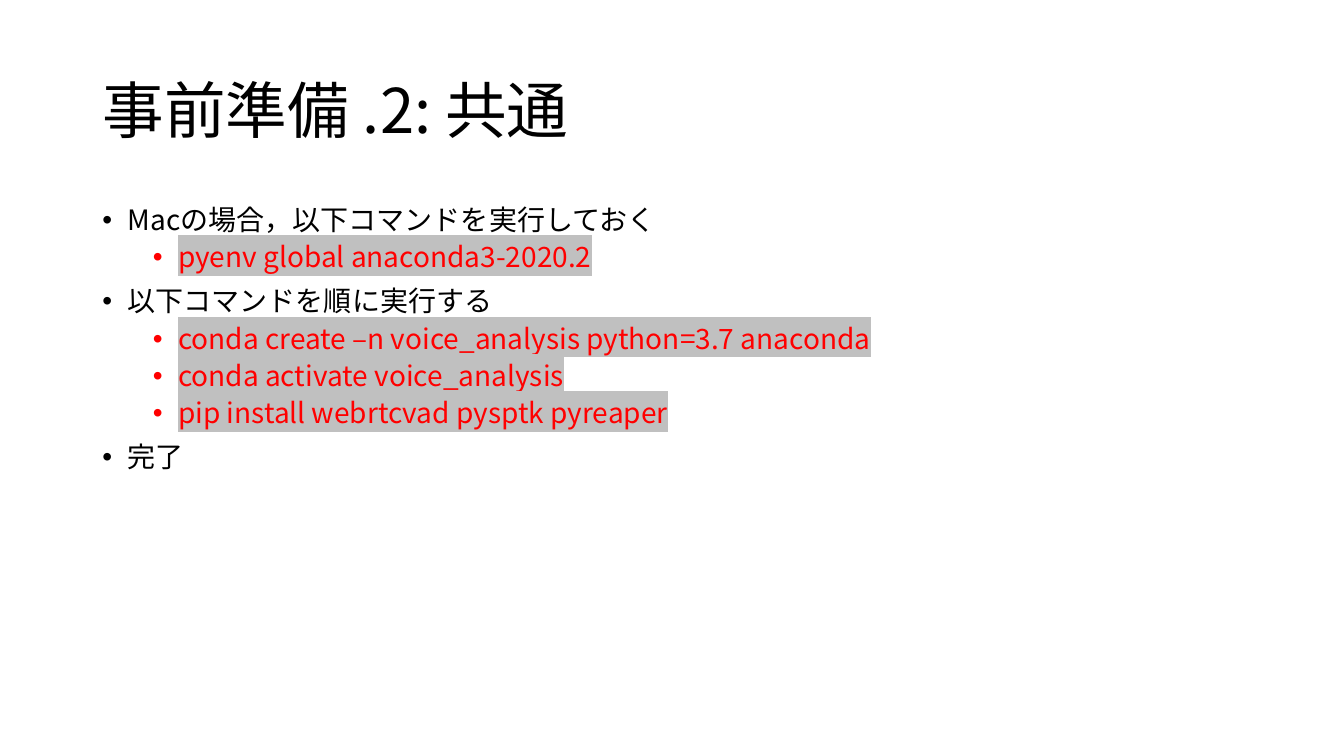
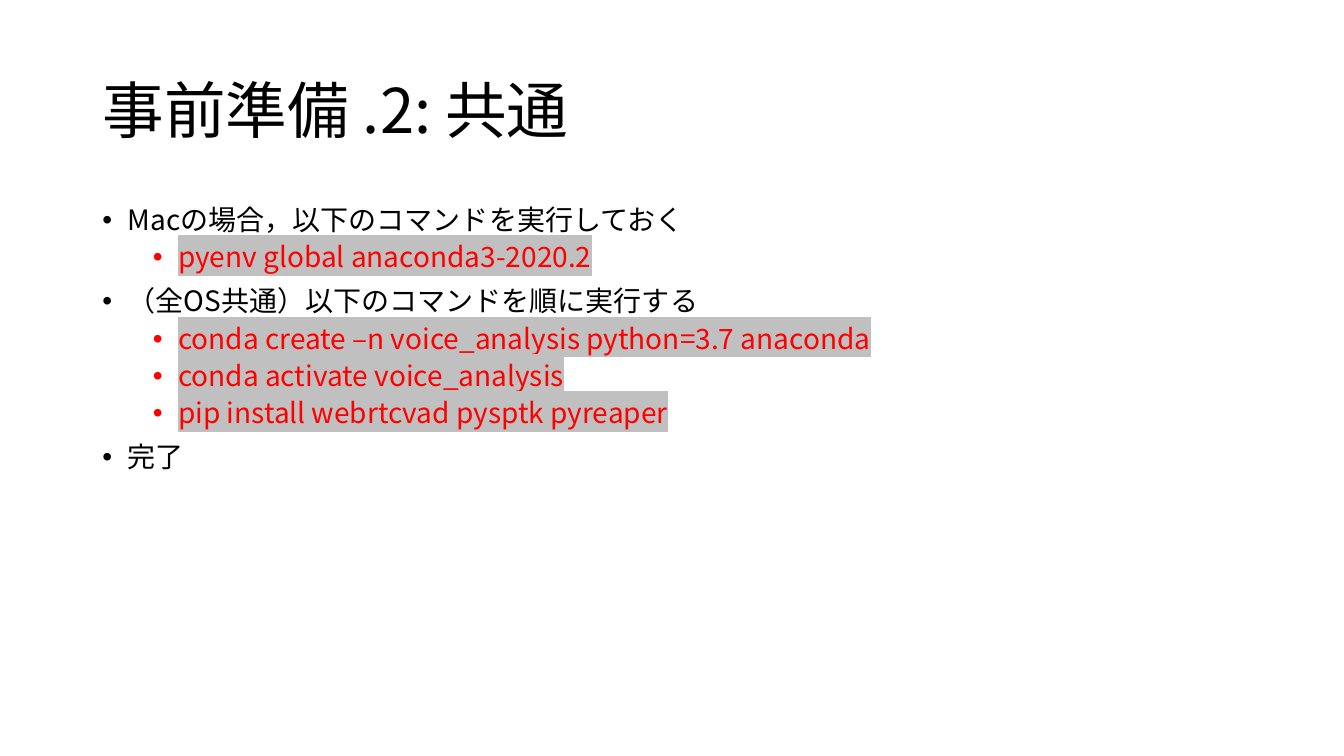
Before and after one commit to YK-Orfeluna/voice_analysis, a slide deck: slide 4 of 事前準備.pptx. Drawn at 1344x756 pixels with LibreOffice and Linux fonts; fonts in the diff are those of the drawing. Boxes give left, top, right and bottom in pixels: in the first picture for what was removed or moved away, otherwise in the second. Text is boxed around its words. In the diff, an @@ line names an element or a change of style, - is before the commit and + after.

Commit message:
minor changes!

```diff
--- a/事前準備.pptx
+++ b/事前準備.pptx
@@ text at <box>128,206,684,238</box>: text changed @@
-• Macの場合，以下コマンドを実行しておく
+• Macの場合，以下のコマンドを実行しておく
@@ text at <box>128,287,698,319</box>: text changed @@
-• 以下コマンドを順に実行する
+• （全OS共通）以下のコマンドを順に実行する
```
Also in this commit, not shown: 2 other slides changed.
